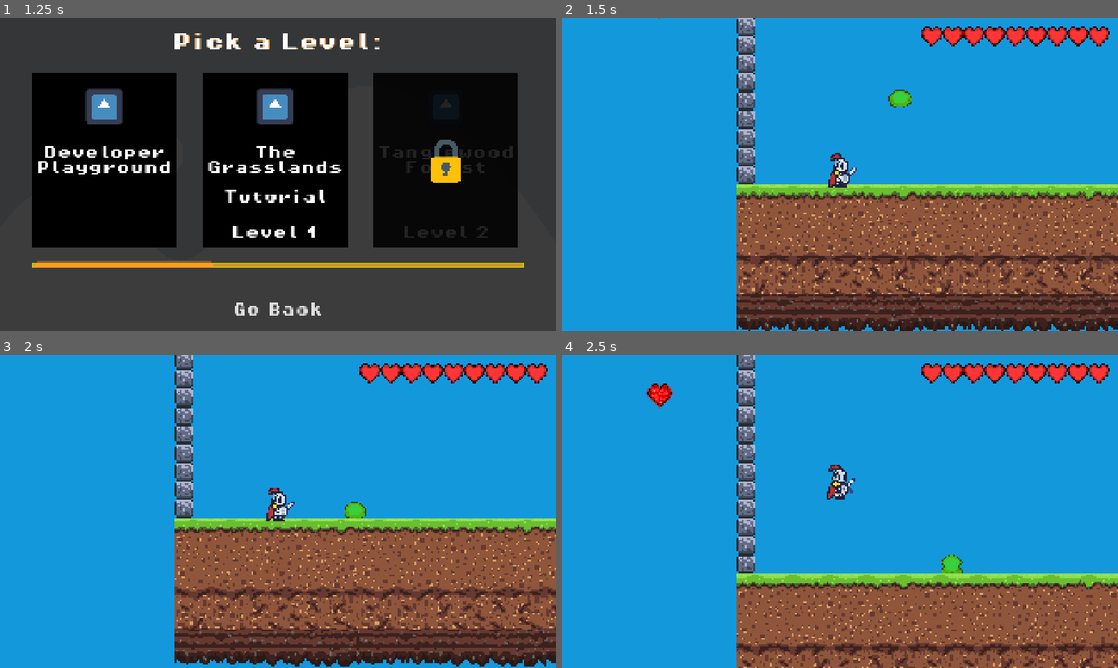
Above: before the commit, frames 1-4 (two rows, left to right).
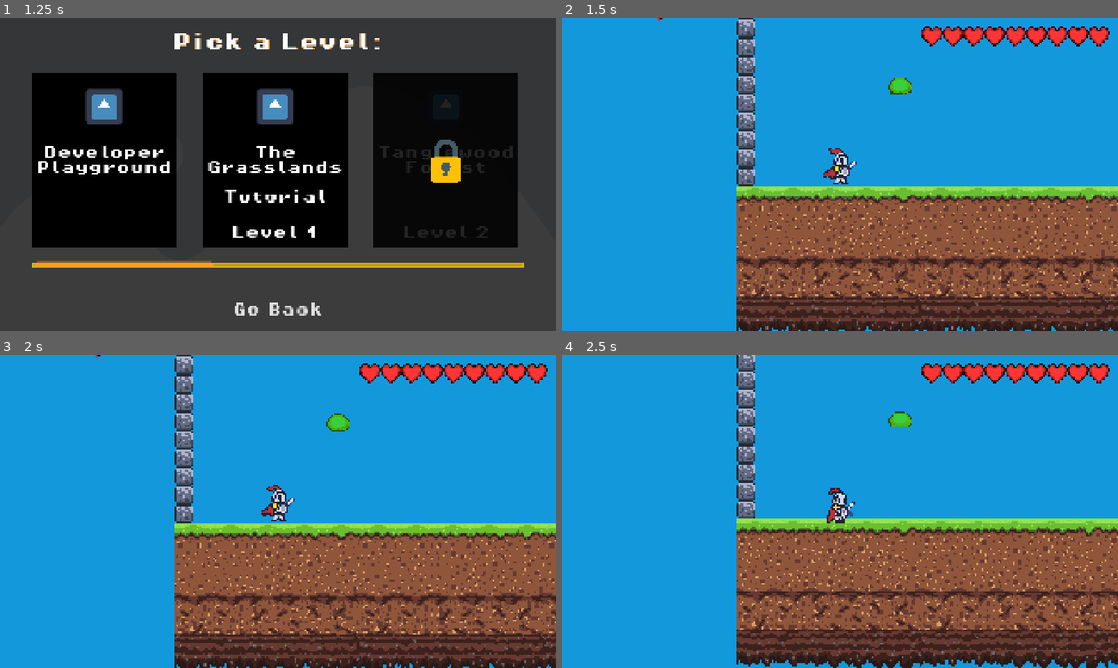
Above: after the commit, the same moments.

Repository: MarcusFDev/2d-action-rpg
Game: Godot game, scene res://scenes/ui/main_menu.tscn
Two runs of this game, one before a commit and one after it. Both use one fixed random seed, a clock stepped at 60 frames per second and the inputs below. The engine's default icon, where the game draws it, is replaced by a stand-in: a white triangle on a blue panel in a dark square.
Inputs (mouse positions are in pixels of both pictures, inside the frame that each line leads up to):
- Up to frame 1 (1.25 s): click "Play" at 0.5 s
- Up to frame 2 (1.5 s): click "Developer Playground" at 1.25 s
- Up to frame 3 (2 s): no input
- Up to frame 4 (2.5 s): tap Enter at 2 s; move the mouse to (962, 495) at 2.02 s; hold Up (ui_up) from 2.03 s (still down); tap Space (jump) at 2.1, 2.27 s; click (962, 495) at 2.17 s

Frame 1 is identical in both runs. In frame 2, 16% of the frame differs, in the area x 17-100%, y 0-100%; in frame 3, 20%; in frame 4, 28%, in the area x 15-100%, y 0-100%.
Error after the commit: Invalid call. Nonexistent function 'apply' in base 'Node (GravityComponent)'. (res://scripts/states/generic_states/fall_state.gd:53)

Commit message:
Change: Rewired GravityComponent to utilize GroundCheckComponent.

Diff:
--- a/game/scripts/components/gravity_component.gd
+++ b/game/scripts/components/gravity_component.gd
@@ -11,16 +11,29 @@
 ## Determines the strength of the gravitational pull applied to the entity. [br]
 ## [b]Note:[/b] Higher values increase downward acceleration; lower values create a lighter, floatier feel (e.g. Moon gravity). [br]
 ## [b]Tip:[/b] Can exceed 2000 px/s² with manual input.
-@export_range(0, 2000, 100, "suffix:px²", "or_greater") var gravity: float = 1200.0
+@export_range(0, 2000, 100, "suffix:px²", "or_greater") var gravity: float = 1000.0
+
+@export_group("Component Paths")
+@export var ground_check_component: NodePath
+
+@onready var actor: Node = get_node_or_null(actor_path)
+@onready var ground_check_comp: Node = get_node_or_null(ground_check_component)
 
 # Script Variables
-@onready var actor: Node = get_node_or_null(actor_path)
+var is_grounded: bool
+var export_gravity: float
 
-func apply(delta: float) -> void:
-	var is_grounded : bool = false
+func _ready() -> void:
+	export_gravity = gravity
 
-	if actor.has_method("is_on_floor"):
-		is_grounded = actor.is_on_floor()
+func apply_physics(delta: float) -> void:
+	is_grounded = ground_check_comp.is_grounded
 
-	if not is_grounded:
+	if is_grounded:
+		gravity = export_gravity
+		if enable_debug:
+			print(actor.name, " | GravityComponent: Ground detected. Gravity not applied.")
+	else:
 		actor.velocity.y += gravity * delta
+		if enable_debug:
+			print(actor.name, " | GravityComponent: Ground not detected. Gravity applied.")
